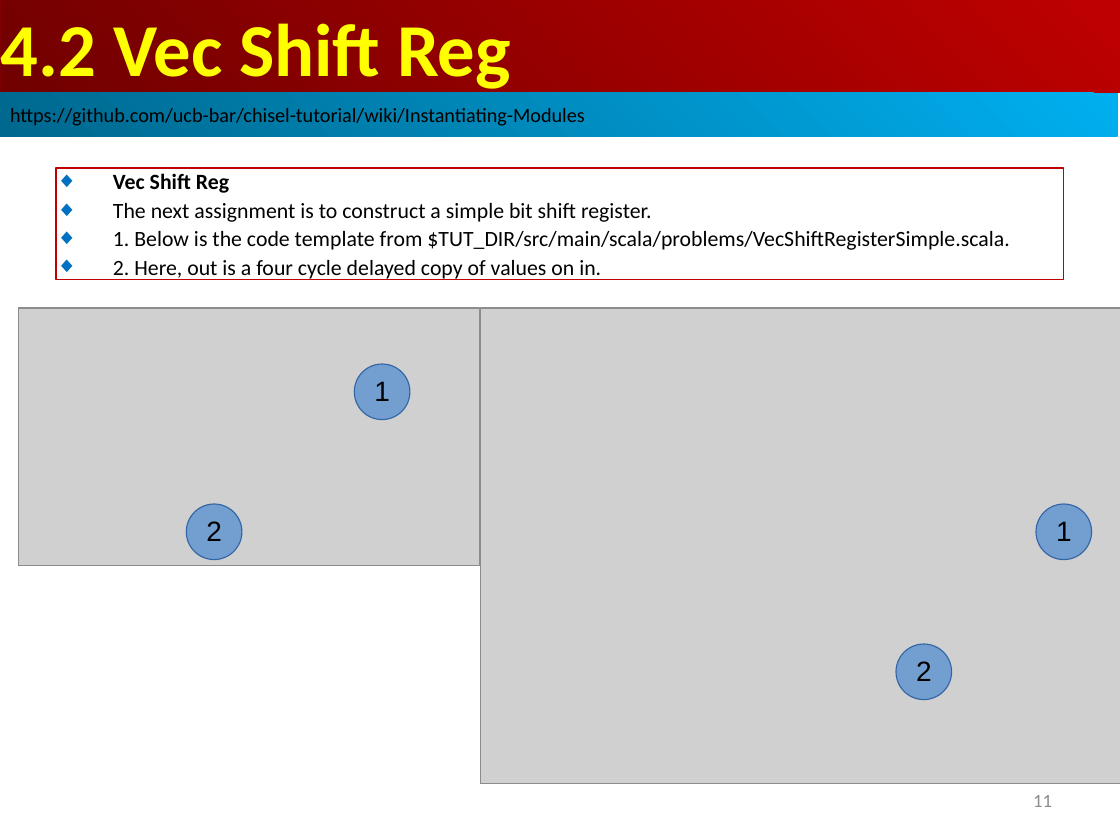
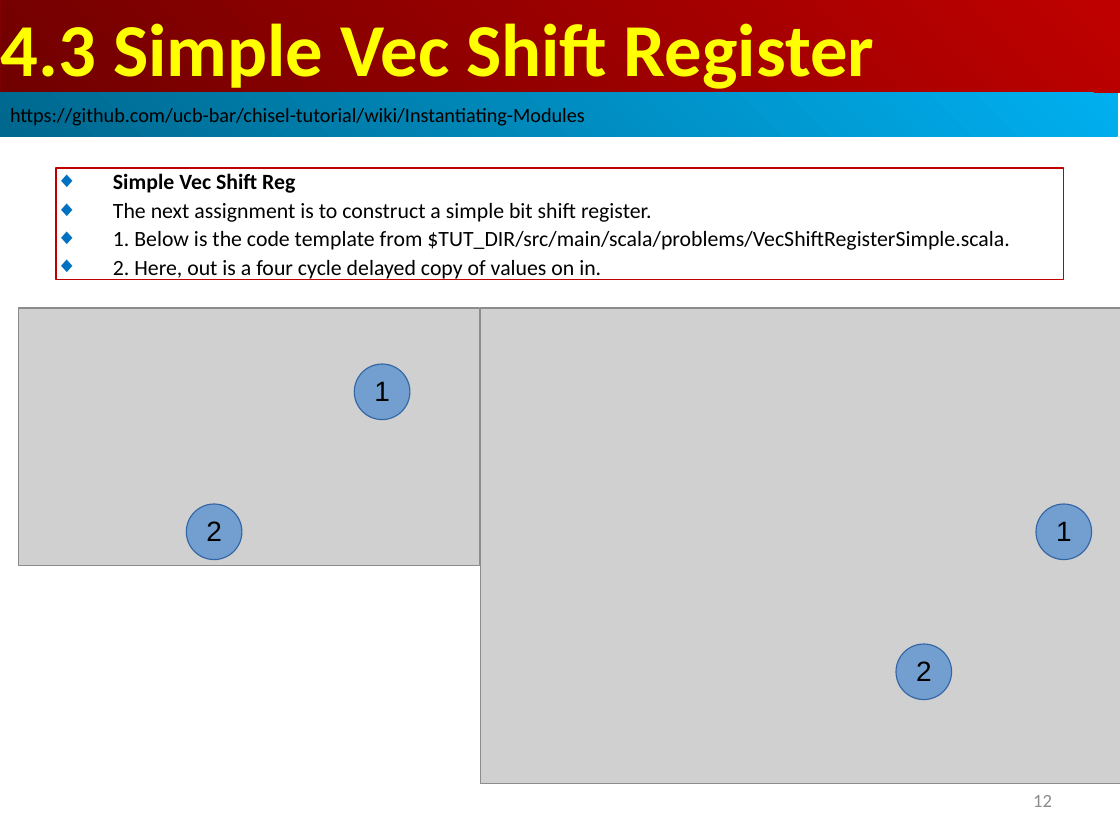
Before and after one commit to peterhchen/AIU_CS800_Chisel, a slide deck: slide 12 of 700_Dev_Guide/004_Module/000_Video/004_Module.ppt (slide 11 before the commit). Drawn at 1120x840 pixels with LibreOffice and Linux fonts; fonts in the diff are those of the drawing; grey boxes stand for pictures. Boxes give left, top, right and bottom in pixels: in the first picture for what was removed or moved away, otherwise in the second. Text is boxed around its words. In the diff, an @@ line names an element or a change of style, - is before the commit and + after.

```diff
--- a/700_Dev_Guide/004_Module/000_Video/004_Module.ppt
+++ b/700_Dev_Guide/004_Module/000_Video/004_Module.ppt
@@ text in rectangle at <box>1,23,874,93</box>: text changed @@
-4.2 Vec Shift Reg
+4.3 Simple Vec Shift Register
@@ text in rectangle at <box>113,173,295,193</box>: text changed @@
-◆ Vec Shift Reg
+◆ Simple Vec Shift Reg
@@ page number at <box>1033,795,1052,807</box>: text changed @@
-11
+12
```
Also in this commit, not shown: 9 other slides changed, 14 slides added.
